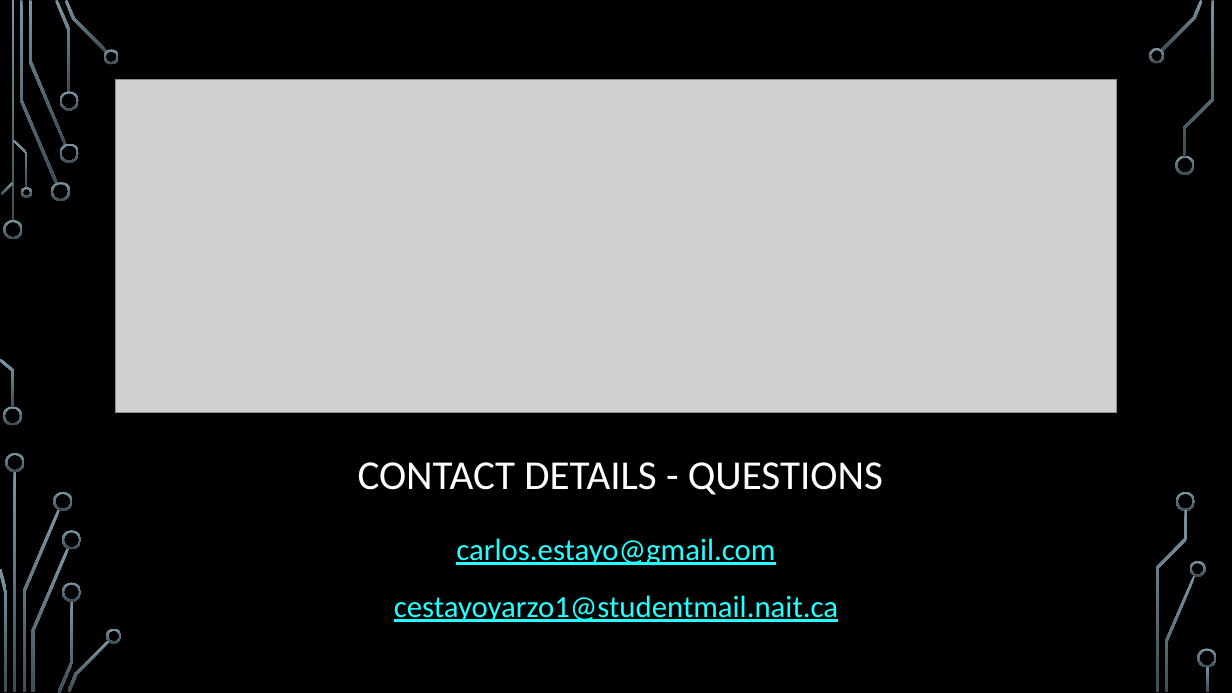
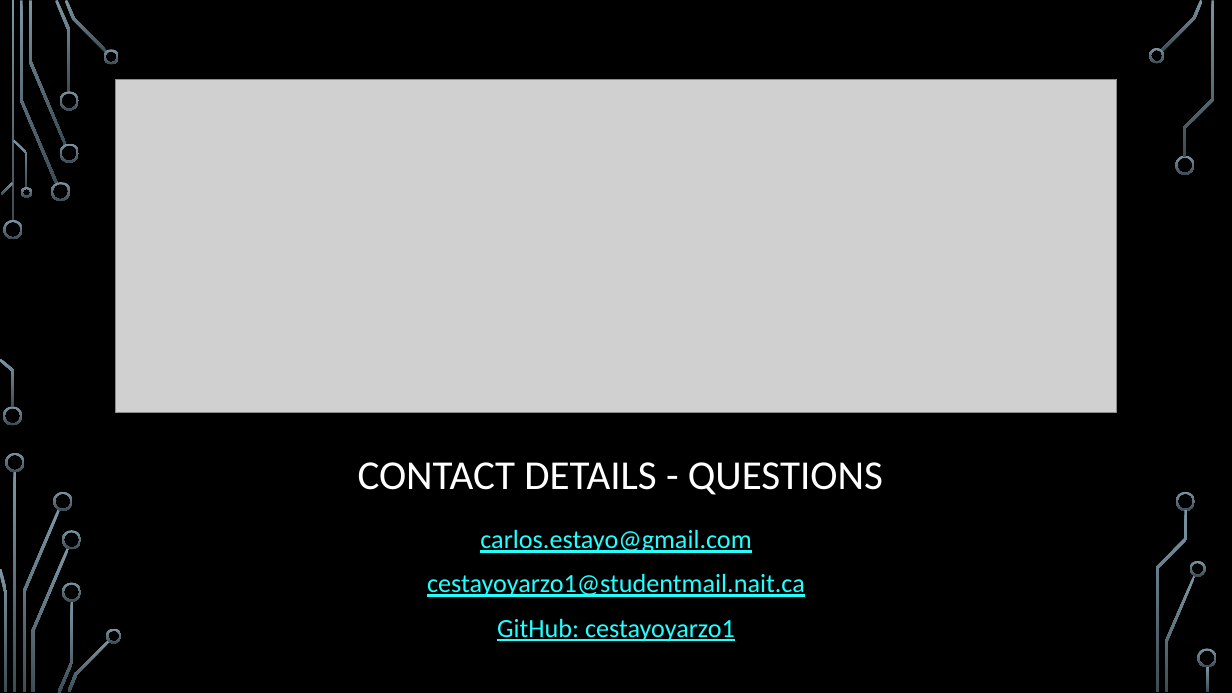
Before and after one commit to cestayoyarzo1/DMIT2504_BLE_Project, a slide deck: slide 27 of UTILS/Presentation.pptx. Drawn at 1232x693 pixels with LibreOffice and Linux fonts; fonts in the diff are those of the drawing; grey boxes stand for pictures; background and template pictures are left out. Boxes give left, top, right and bottom in pixels: in the first picture for what was removed or moved away, otherwise in the second. Text is boxed around its words. In the diff, an @@ line names an element or a change of style, - is before the commit and + after.

```diff
--- a/UTILS/Presentation.pptx
+++ b/UTILS/Presentation.pptx
@@ text at [427,529,805,597]: size 24 to 20.4 pt in "carlos.estayo@gmail.com", "cestayoyarzo1@studentmail.nait.ca"; line spacing 1.2 to 1 @@
@@ text at [497,618,735,642]: paragraph added @@
+GitHub: cestayoyarzo1
```
Also in this commit, not shown: 1 other slide changed.
